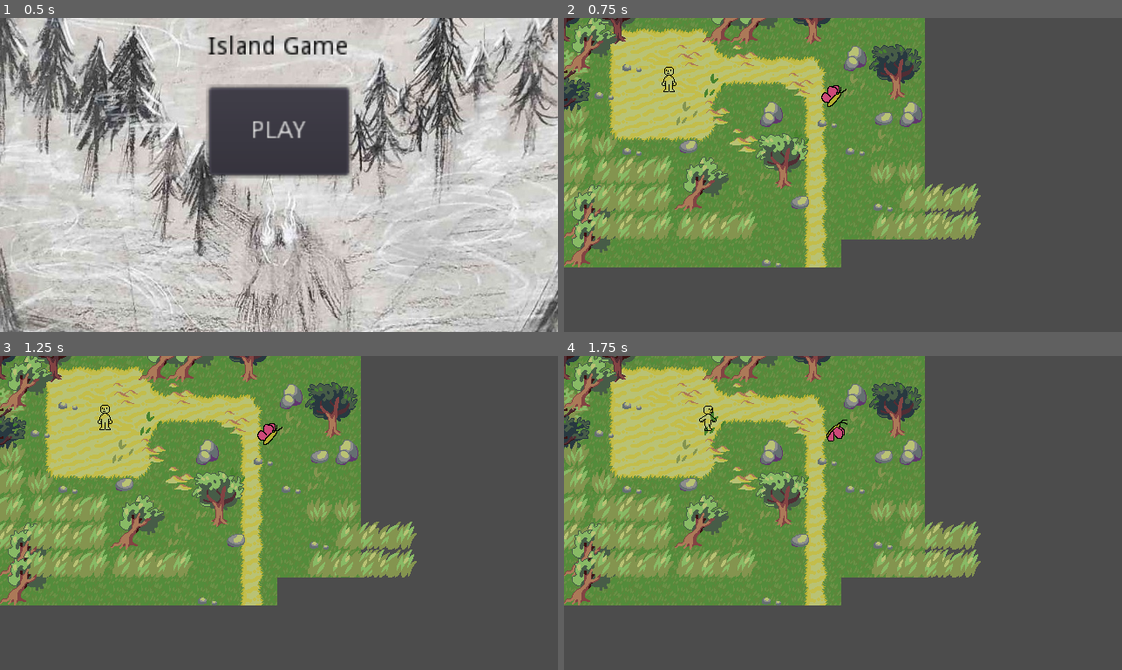
Above: before the commit, frames 1-4 (two rows, left to right).
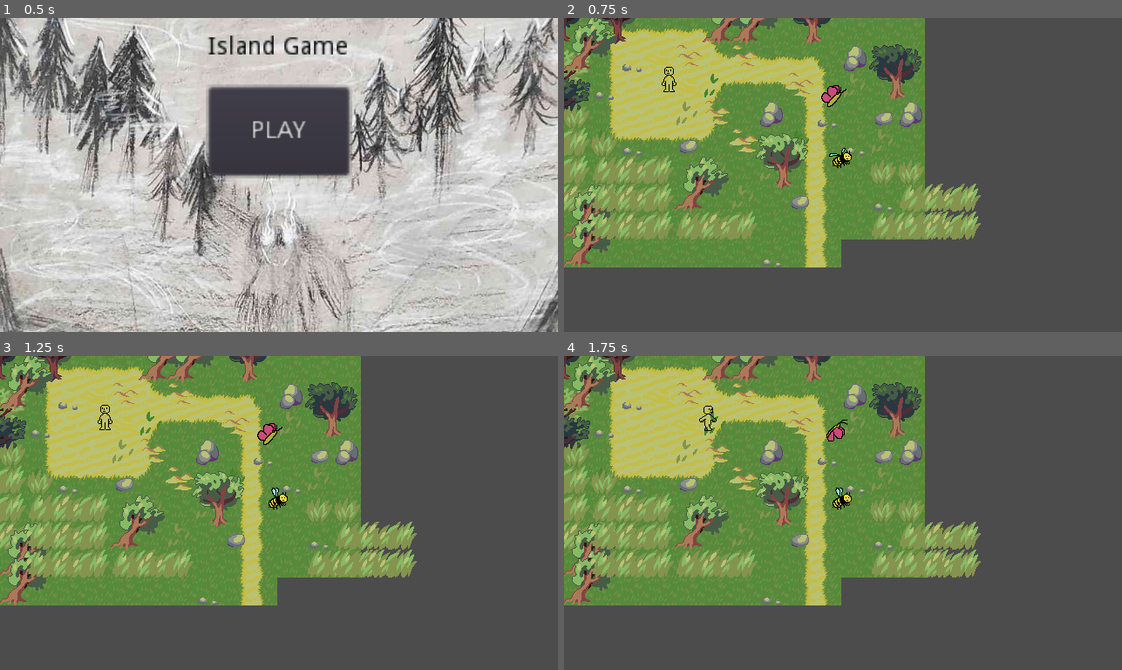
Above: after the commit, the same moments.

Repository: andersAsch0/Island-Game
Game: Godot game, scene res://scenes/MainMenu.tscn
Same seed, same stepped clock (60 frames per second), same inputs: the game is played once before the commit and once after it. Sound files missing from this copy of the repository are replaced by a short silence.
Inputs:
- Up to frame 1 (0.5 s): no input
- Up to frame 2 (0.75 s): click "PLAY" at 0.5 s
- Up to frame 3 (1.25 s): no input
- Up to frame 4 (1.75 s): tap Enter (ui_accept) at 1.25, 1.52 s; hold Right (ui_right) from 1.28 s (still down); hold Space (dash) from 1.28 s (still down)

Frame 1 is identical in both runs. In frame 2, 0.1% of the frame differs, in the area x 47-52%, y 41-48%; in frame 3, 0.1%, in the area x 48-52%, y 41-49%; in frame 4, 0.1%.

Commit message:
new bee enemy
doesnt work at all yet

Diff:
--- a/scenes/World.tscn
+++ b/scenes/World.tscn
@@ -1,8 +1,9 @@
-[gd_scene load_steps=11 format=2]
+[gd_scene load_steps=12 format=2]
 
 [ext_resource path="res://scenes/longGrass.tscn" type="PackedScene" id=1]
 [ext_resource path="res://scenes/Player.tscn" type="PackedScene" id=2]
 [ext_resource path="res://scenes/smallTree.tscn" type="PackedScene" id=3]
+[ext_resource path="res://scenes/beeEnemy.tscn" type="PackedScene" id=4]
 [ext_resource path="res://scenes/caveDoor.tscn" type="PackedScene" id=5]
 [ext_resource path="res://scripts/World.gd" type="Script" id=6]
 [ext_resource path="res://art/map tiles/grass n dirt.png" type="Texture" id=7]
@@ -686,3 +687,6 @@
 [node name="caveDoor" parent="." instance=ExtResource( 5 )]
 visible = false
 position = Vector2( 216, 25 )
+
+[node name="enemy" parent="." instance=ExtResource( 4 )]
+position = Vector2( 160, 83 )
--- a/scenes/beeEnemy.tscn
+++ b/scenes/beeEnemy.tscn
@@ -1,125 +1,22 @@
-[gd_scene load_steps=31 format=2]
+[gd_scene load_steps=9 format=2]
 
-[ext_resource path="res://art/butterfly.png" type="Texture" id=1]
+[ext_resource path="res://art/beeEnemy.png" type="Texture" id=1]
 [ext_resource path="res://scripts/fightArea.gd" type="Script" id=2]
 [ext_resource path="res://scripts/enemy.gd" type="Script" id=3]
 
-[sub_resource type="AtlasTexture" id=1]
-atlas = ExtResource( 1 )
-region = Rect2( 0, 0, 32, 32 )
-
-[sub_resource type="AtlasTexture" id=2]
-atlas = ExtResource( 1 )
-region = Rect2( 32, 0, 32, 32 )
-
-[sub_resource type="AtlasTexture" id=3]
-atlas = ExtResource( 1 )
-region = Rect2( 64, 0, 32, 32 )
-
-[sub_resource type="AtlasTexture" id=4]
-atlas = ExtResource( 1 )
-region = Rect2( 96, 0, 32, 32 )
-
 [sub_resource type="AtlasTexture" id=16]
 atlas = ExtResource( 1 )
-region = Rect2( 96, 0, 32, 32 )
+region = Rect2( 128, 0, 32, 32 )
 
 [sub_resource type="AtlasTexture" id=17]
 atlas = ExtResource( 1 )
-region = Rect2( 64, 0, 32, 32 )
-
-[sub_resource type="AtlasTexture" id=18]
-atlas = ExtResource( 1 )
-region = Rect2( 32, 0, 32, 32 )
-
-[sub_resource type="AtlasTexture" id=19]
-atlas = ExtResource( 1 )
-region = Rect2( 0, 0, 32, 32 )
-
-[sub_resource type="AtlasTexture" id=5]
-atlas = ExtResource( 1 )
-region = Rect2( 0, 0, 32, 32 )
-
-[sub_resource type="AtlasTexture" id=6]
-atlas = ExtResource( 1 )
-region = Rect2( 32, 0, 32, 32 )
-
-[sub_resource type="AtlasTexture" id=7]
-atlas = ExtResource( 1 )
-region = Rect2( 64, 0, 32, 32 )
-
-[sub_resource type="AtlasTexture" id=8]
-atlas = ExtResource( 1 )
-region = Rect2( 96, 0, 32, 32 )
-
-[sub_resource type="AtlasTexture" id=9]
-atlas = ExtResource( 1 )
-region = Rect2( 0, 32, 32, 32 )
-
-[sub_resource type="AtlasTexture" id=10]
-atlas = ExtResource( 1 )
-region = Rect2( 32, 32, 32, 32 )
-
-[sub_resource type="AtlasTexture" id=11]
-atlas = ExtResource( 1 )
-region = Rect2( 64, 32, 32, 32 )
-
-[sub_resource type="AtlasTexture" id=12]
-atlas = ExtResource( 1 )
-region = Rect2( 96, 32, 32, 32 )
-
-[sub_resource type="AtlasTexture" id=20]
-atlas = ExtResource( 1 )
-region = Rect2( 96, 32, 32, 32 )
-
-[sub_resource type="AtlasTexture" id=21]
-atlas = ExtResource( 1 )
-region = Rect2( 0, 32, 32, 32 )
-
-[sub_resource type="AtlasTexture" id=22]
-atlas = ExtResource( 1 )
-region = Rect2( 32, 32, 32, 32 )
-
-[sub_resource type="AtlasTexture" id=23]
-atlas = ExtResource( 1 )
-region = Rect2( 64, 32, 32, 32 )
-
-[sub_resource type="AtlasTexture" id=24]
-atlas = ExtResource( 1 )
-region = Rect2( 96, 0, 32, 32 )
-
-[sub_resource type="AtlasTexture" id=25]
-atlas = ExtResource( 1 )
-region = Rect2( 0, 0, 32, 32 )
-
-[sub_resource type="AtlasTexture" id=26]
-atlas = ExtResource( 1 )
-region = Rect2( 32, 0, 32, 32 )
-
-[sub_resource type="AtlasTexture" id=27]
-atlas = ExtResource( 1 )
-region = Rect2( 64, 0, 32, 32 )
+region = Rect2( 160, 0, 32, 32 )
 
 [sub_resource type="SpriteFrames" id=13]
 animations = [ {
-"frames": [ SubResource( 1 ), SubResource( 2 ), SubResource( 3 ), SubResource( 4 ) ],
+"frames": [ SubResource( 16 ), SubResource( 17 ) ],
 "loop": true,
 "name": "idle",
-"speed": 3.0
-}, {
-"frames": [ SubResource( 16 ), SubResource( 17 ), SubResource( 18 ), SubResource( 19 ) ],
-"loop": true,
-"name": "idleReverse",
-"speed": 5.0
-}, {
-"frames": [ SubResource( 5 ), SubResource( 6 ), SubResource( 7 ), SubResource( 8 ), SubResource( 9 ), SubResource( 10 ), SubResource( 11 ), SubResource( 12 ) ],
-"loop": true,
-"name": "moving",
-"speed": 5.0
-}, {
-"frames": [ SubResource( 20 ), SubResource( 21 ), SubResource( 22 ), SubResource( 23 ), SubResource( 24 ), SubResource( 25 ), SubResource( 26 ), SubResource( 27 ) ],
-"loop": true,
-"name": "movingReverse",
 "speed": 5.0
 } ]
 
@@ -138,6 +35,7 @@
 [node name="AnimatedSprite" type="AnimatedSprite" parent="."]
 frames = SubResource( 13 )
 animation = "idle"
+frame = 1
 playing = true
 
 [node name="CollisionShape2D" type="CollisionShape2D" parent="."]
--- a/scripts/battleMode/BattleModePlayer.gd
+++ b/scripts/battleMode/BattleModePlayer.gd
@@ -21,6 +21,7 @@
 var defaultPos = Vector2.ZERO #middle of the grid / where to go when no button is held
 export var maxHP : int = 4
 export var currentHP : int = maxHP
+export var invincible : bool = true #for debugging
 
 signal PlayerHit
 
@@ -37,6 +38,9 @@
 	storagePos = position
 	defaultPos = position
 	gridSize = $rightGridLocation.position.x
+	if invincible:
+		$HurtBox/CollisionShape2D.set_deferred("disabled", true)
+		$HitBox/CollisionShape2D.set_deferred("disabled", true)
 
 func _process(delta):
 	if $inputTimer.time_left > 0: #if mid jump
Binary file added: art/beeEnemy.png
Not shown, added: art/beeEnemy.png.import
